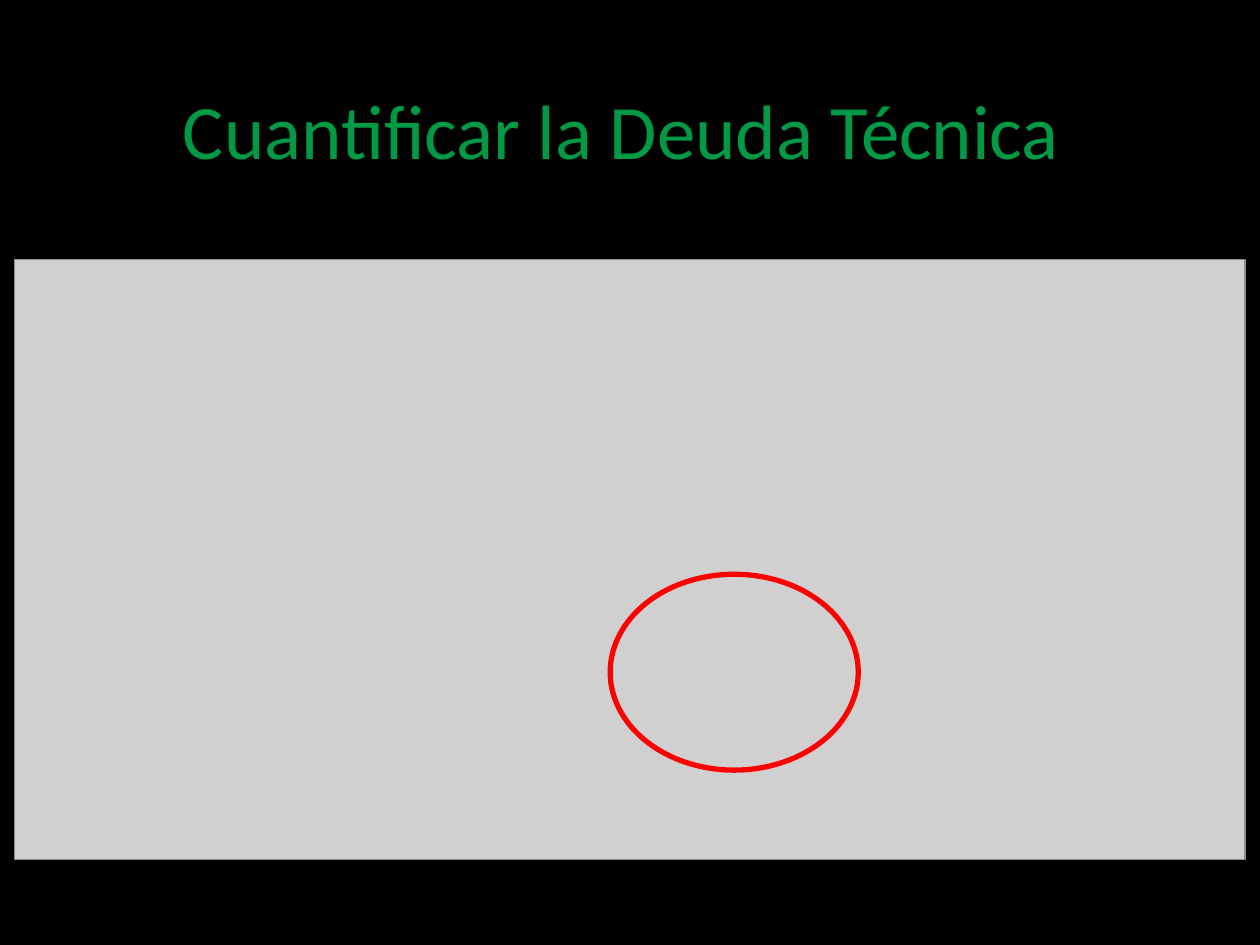
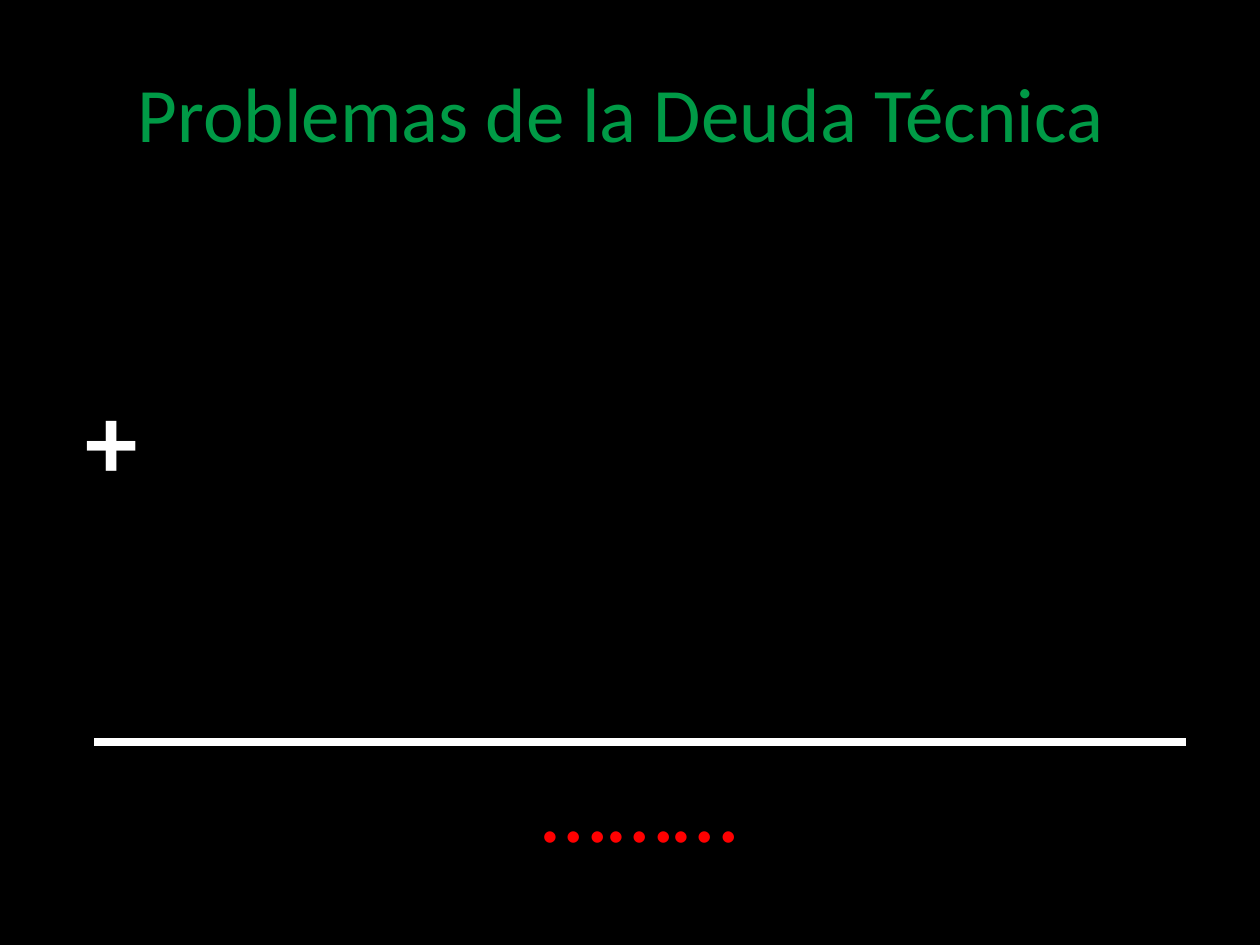
Before and after one commit to angelnunezsalazar/Code-Smells-and-Refactoring, a slide deck: slide 5 of Diapositivas/Code Smells and Refactoring.pptx (slide 6 before the commit). Drawn at 1260x945 pixels with LibreOffice and Linux fonts; fonts in the diff are those of the drawing; grey boxes stand for pictures; background and template pictures are left out. Boxes give left, top, right and bottom in pixels: in the first picture for what was removed or moved away, otherwise in the second. Text is boxed around its words. In the diff, an @@ line names an element or a change of style, - is before the commit and + after.

```diff
--- a/Diapositivas/Code Smells and Refactoring.pptx
+++ b/Diapositivas/Code Smells and Refactoring.pptx
@@ title at (138, 88, 1103, 143): text changed @@
-Cuantificar la Deuda Técnica
+Problemas de la Deuda Técnica
@@ picture removed at (15, 260, 1245, 859) @@
@@ text added at (73, 369, 151, 509), 60 pt, text #FFFFFF, bold @@
++
@@ ellipse removed at (610, 575, 858, 770) @@
@@ line added from (94, 742) to (1186, 742), #FFFFFF 4.5 pt @@
@@ text added at (123, 742, 1155, 869), 54 pt, text #FF0000 @@
+………
```
Also in this commit, not shown: 10 other slides changed, 21 slides added, 3 slides removed, 15 other files.
